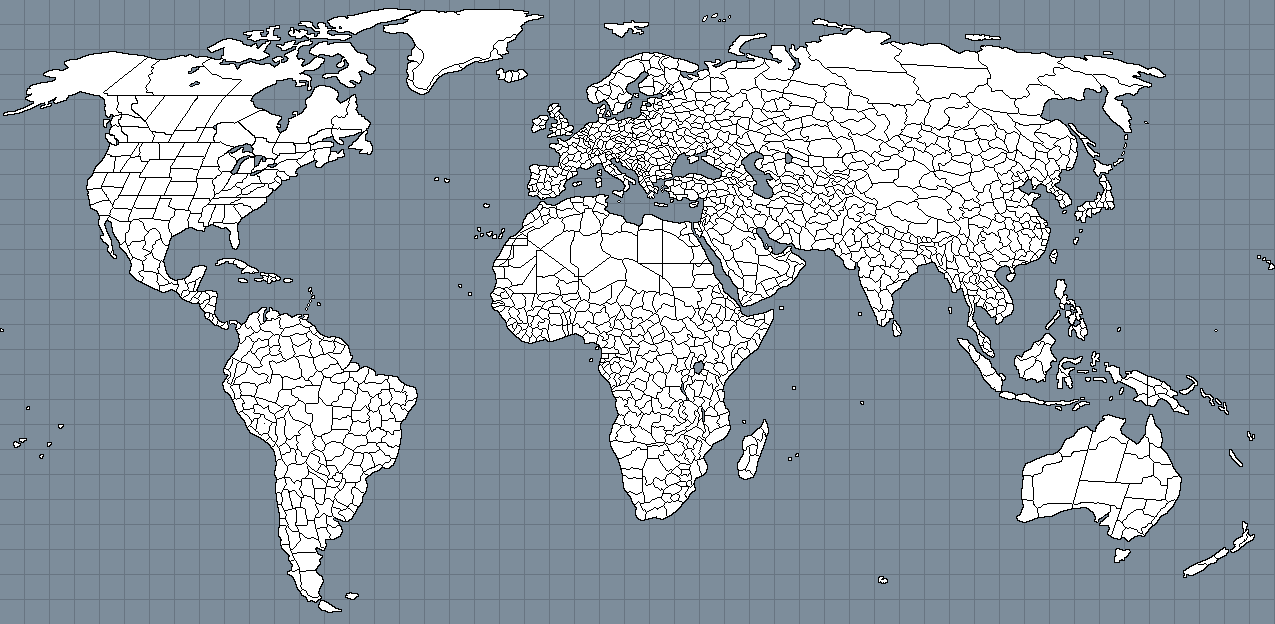
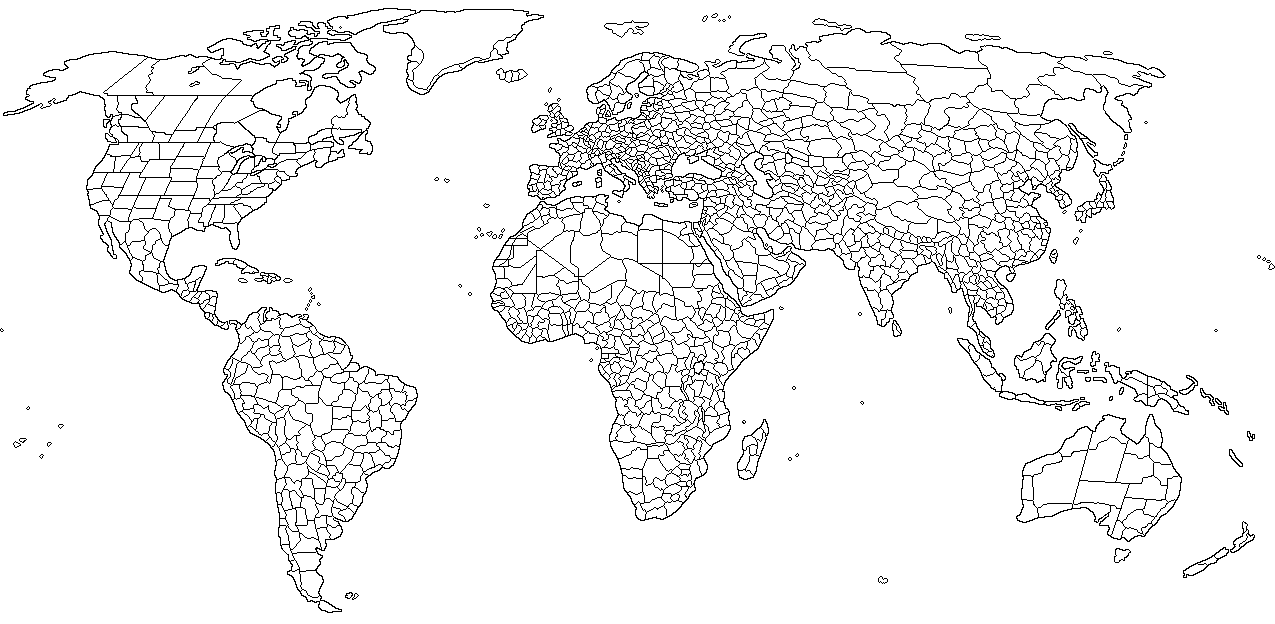
Revision of a layered (1275, 624) image; what changed, layer by layer:
painted on "Background" over [0, 0, 1275, 624]
